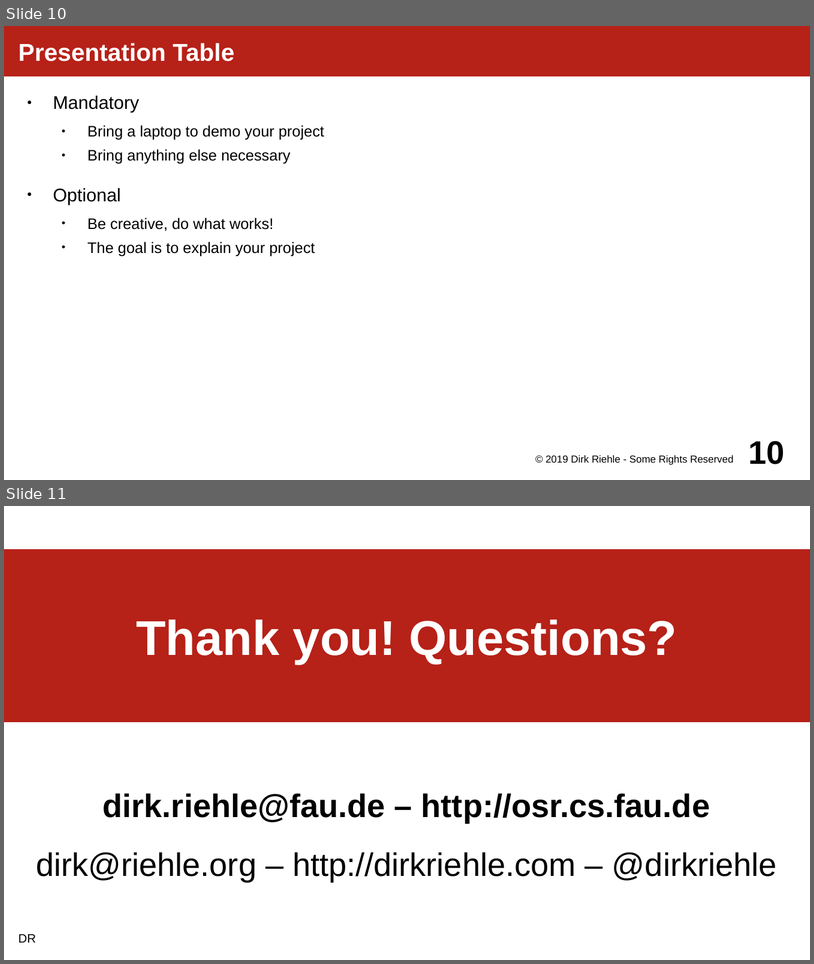
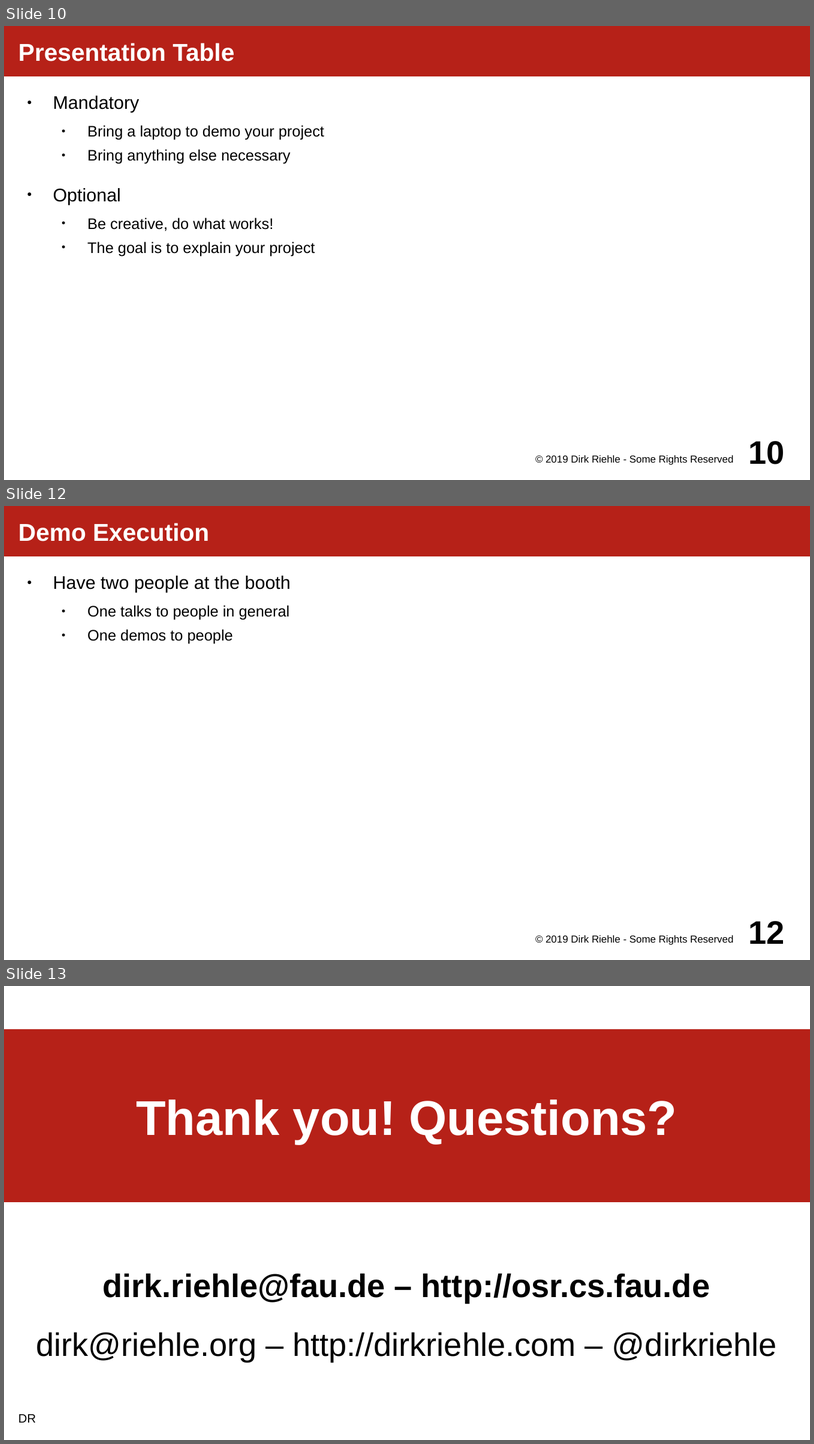
Before and after one commit to dirkriehle/amos-course, a slide deck: Lecture slides/AMOS H01 - Demo Day Preparation.odp. Shown one above the other, each under a label of ours: slides 10 and 11 before the commit, slides 10, 12 and 13 after it; the slides between them are not shown. The pictures are 814x964 and 814x1444 pixels, drawn with LibreOffice and Linux fonts; fonts in the diff are those of the drawing. Boxes give left, top, right and bottom in pixels: in the first picture for what was removed or moved away, otherwise in the second. Text is boxed around its words. In the diff, an @@ line names an element or a change of style, - is before the commit and + after.

Commit message:
Added to demo day explanations

```diff
--- a/Lecture slides/AMOS H01 - Demo Day Preparation.odp
+++ b/Lecture slides/AMOS H01 - Demo Day Preparation.odp
@@ slide 12 added at bbox=[4, 506, 810, 960], background #FFFFFF @@
@@ title added at bbox=[4, 506, 810, 556], fill #B62118, 24 pt, text #FFFFFF, bold @@
+Demo Execution
@@ text added at bbox=[53, 576, 291, 643], 15 pt, text #000000 @@
+● Have two people at the booth
+  ● One talks to people in general
+  ● One demos to people
@@ text added at bbox=[546, 934, 734, 945], 10 pt, text #000000 @@
+© 2019 Dirk Riehle - Some Rights Reserved
@@ page number added at bbox=[749, 921, 785, 943], 32 pt, text #000000, bold @@
+12
@@ what was slide 11 is now slide 13 @@
```
Also in this commit, not shown: 1 slide changed, 1 other slide added, 1 other file.
